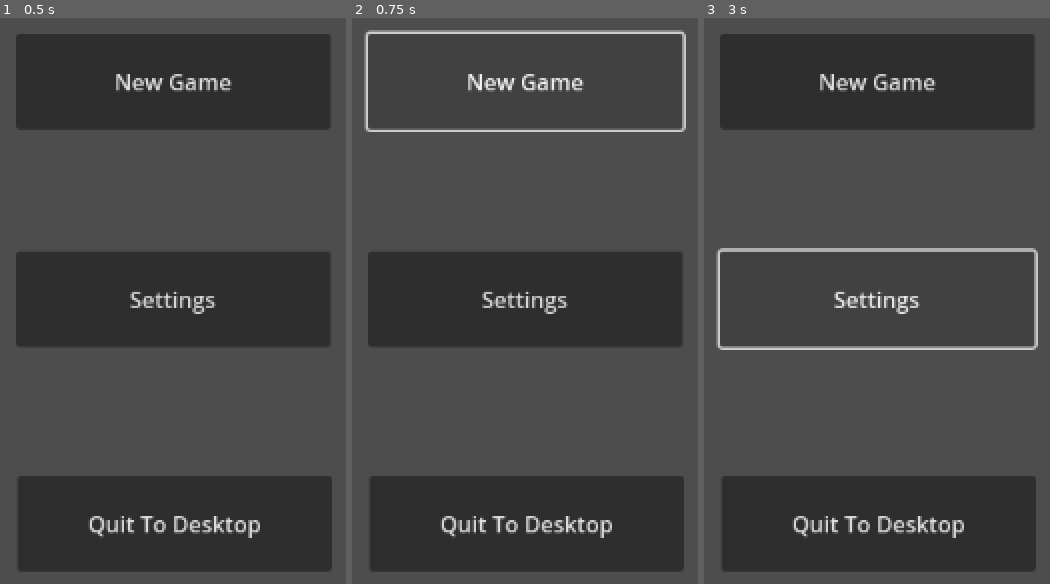
Above: before the commit, frames 1-3 (left to right).
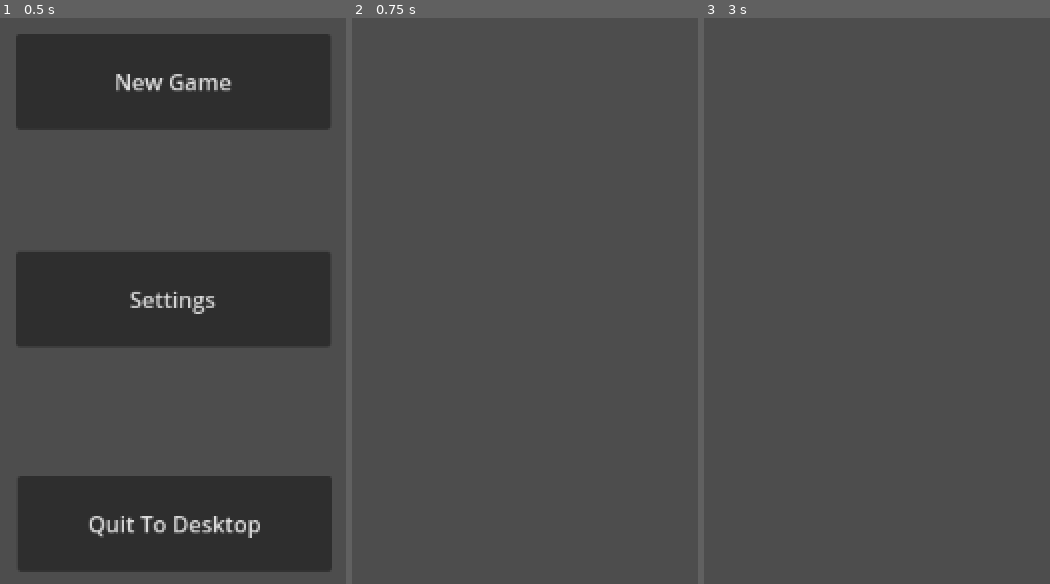
Above: after the commit, the same moments.

Repository: im-shashank/project-kick
Game: Godot game, scene res://src/scenes/start menu/start_menu.tscn
The game is run twice, just before and just after one commit, with the same random seed, the same clock (stepped at 60 frames per second) and the same inputs. The project has no main scene, so this scene is started directly.
Inputs (mouse positions are in pixels of both pictures, inside the frame that each line leads up to):
- Up to frame 1 (0.5 s): no input
- Up to frame 2 (0.75 s): click "New Game" at 0.5 s
- Up to frame 3 (3 s): click (877, 80) at 1.25 s, where only the run before the commit has a clickable "New Game"; click (877, 80) at 2 s, where only the run before the commit has a clickable "New Game"; click (877, 301) at 2.75 s, where only the run before the commit has a clickable "Settings"

Frame 1 is identical in both runs. In frame 2, 32% of the frame differs, in the area x 3-97%, y 2-98%; in frame 3, 32%.

Commit message:
start menu change

Diff:
--- a/src/scenes/start menu/start_menu.tscn
+++ b/src/scenes/start menu/start_menu.tscn
@@ -1,6 +1,9 @@
-[gd_scene format=3 uid="uid://cpcx6y5ngnjt7"]
+[gd_scene load_steps=2 format=3 uid="uid://cpcx6y5ngnjt7"]
+
+[ext_resource type="Script" path="res://src/scenes/start menu/start_menu.gd" id="1_w8kh1"]
 
 [node name="start_menu" type="Node2D"]
+script = ExtResource("1_w8kh1")
 
 [node name="navigation_button" type="Node2D" parent="."]
 
@@ -24,3 +27,7 @@
 offset_right = 698.0
 offset_bottom = 486.0
 text = "Quit To Desktop"
+
+[connection signal="pressed" from="navigation_button/new_game" to="." method="_on_new_game_pressed"]
+[connection signal="pressed" from="navigation_button/settings" to="." method="_on_settings_pressed"]
+[connection signal="pressed" from="navigation_button/quit_to_desktop" to="." method="_on_quit_to_desktop_pressed"]
